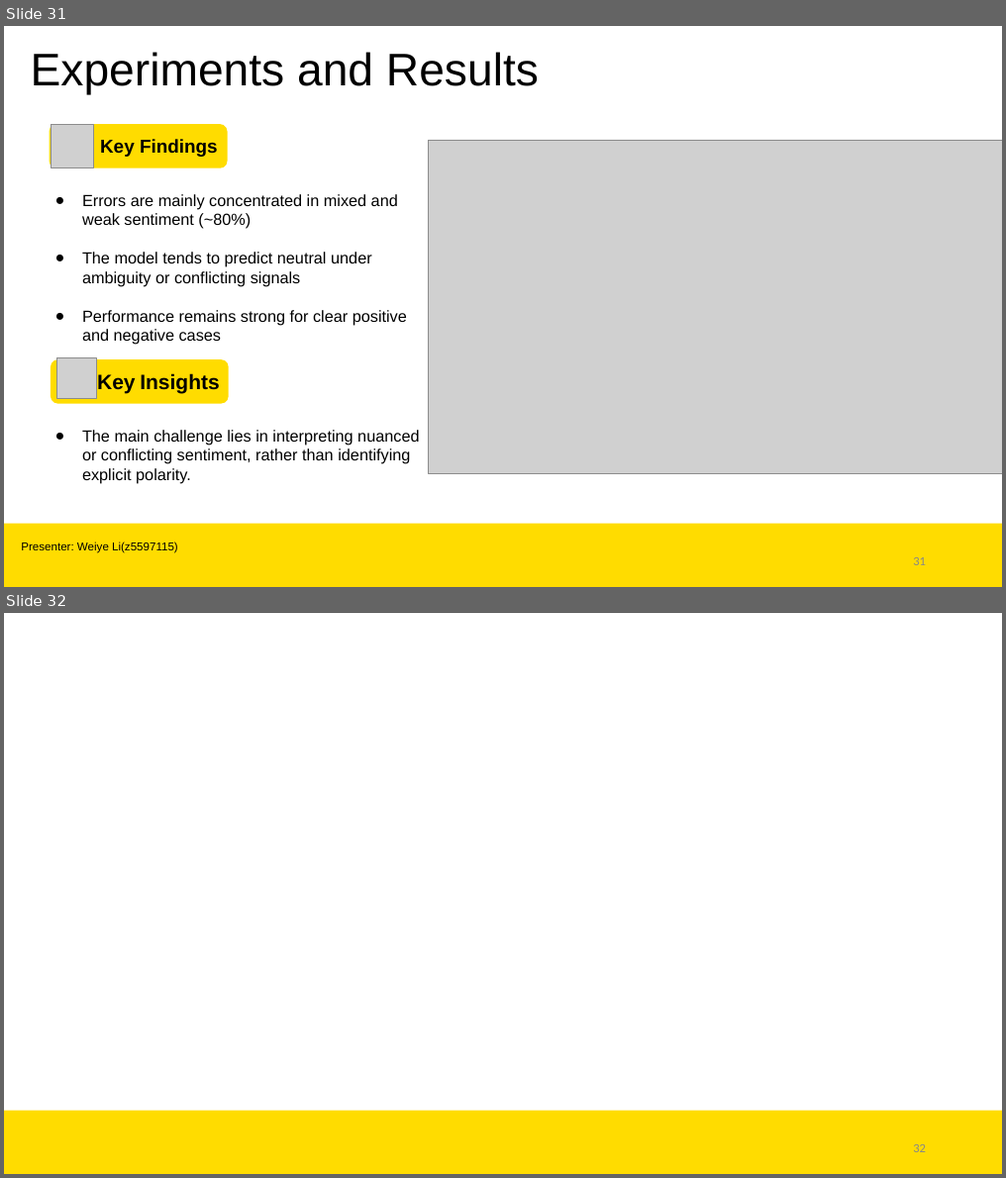
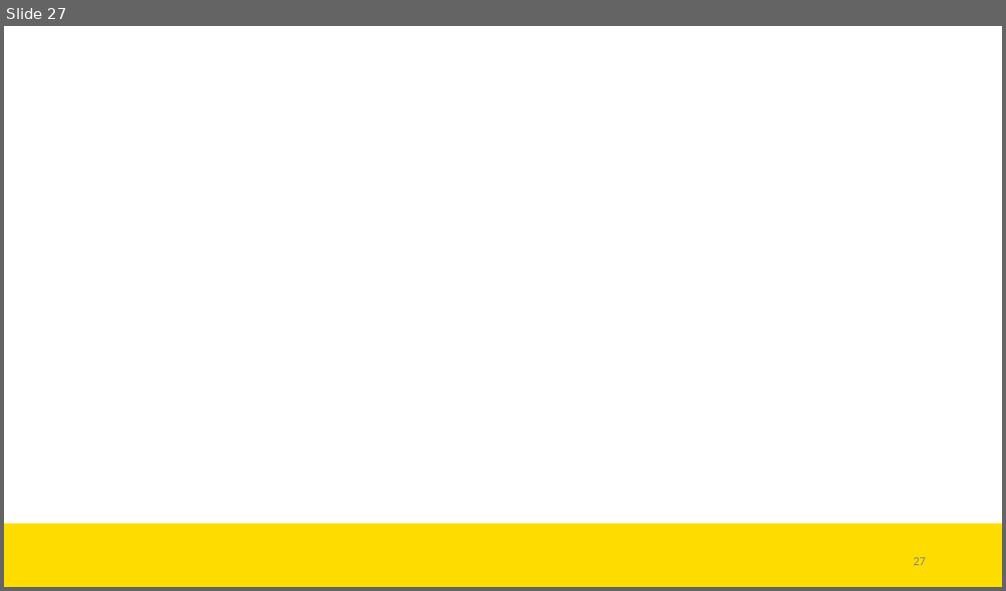
Before and after one commit to SenRanja/CloseClaw, a slide deck: presentation/CloseClowPresentation.pptx. Shown one above the other, each under a label of ours: slides 31 and 32 before the commit, slide 27 after it. The pictures are 1006x1178 and 1006x591 pixels, drawn with LibreOffice and Linux fonts; fonts in the diff are those of the drawing; grey boxes stand for pictures; background and template pictures are left out. Boxes give left, top, right and bottom in pixels: in the first picture for what was removed or moved away, otherwise in the second. Text is boxed around its words. In the diff, an @@ line names an element or a change of style, - is before the commit and + after.

```diff
--- a/presentation/CloseClowPresentation.pptx
+++ b/presentation/CloseClowPresentation.pptx
@@ slide 31 removed at <box>4,26,1002,587</box>, background #FFFFFF; not listed: 1 template element that a slide beside it also shows @@
@@ text removed at <box>31,52,539,95</box> @@
-Experiments and Results
@@ rounded rectangle removed at <box>49,124,227,169</box> @@
-Key Findings
@@ picture removed at <box>51,124,94,169</box> @@
@@ picture removed at <box>429,140,1002,473</box> @@
@@ text removed at <box>82,194,407,345</box> @@
-● Errors are mainly concentrated in mixed and weak sentiment (~80%)
-● The model tends to predict neutral under ambiguity or conflicting signals
-● Performance remains strong for clear positive and negative cases
@@ rounded rectangle removed at <box>51,360,229,404</box> @@
-Key Insights
@@ picture removed at <box>56,359,96,398</box> @@
@@ text removed at <box>82,430,419,484</box> @@
-● The main challenge lies in interpreting nuanced or conflicting sentiment, rather than identifying explicit polarity.
@@ text removed at <box>21,542,178,554</box> @@
-Presenter: Weiye Li(z5597115)
@@ page number removed at <box>913,558,926,566</box> @@
-31
@@ what was slide 32 is now slide 27 @@
@@ page number at <box>913,558,926,566</box>: text changed @@
-32
+27
```
Also in this commit, not shown: 5 slides changed, 1 slide added, 5 other slides removed, 2 other files.
